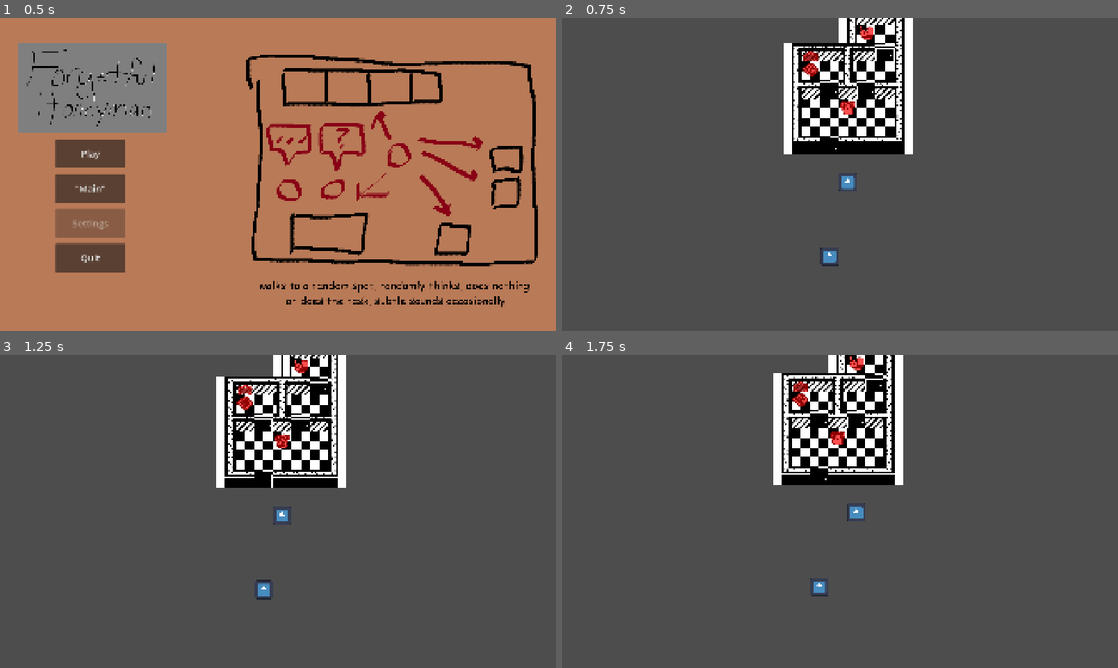
Above: before the commit, frames 1-4 (two rows, left to right).
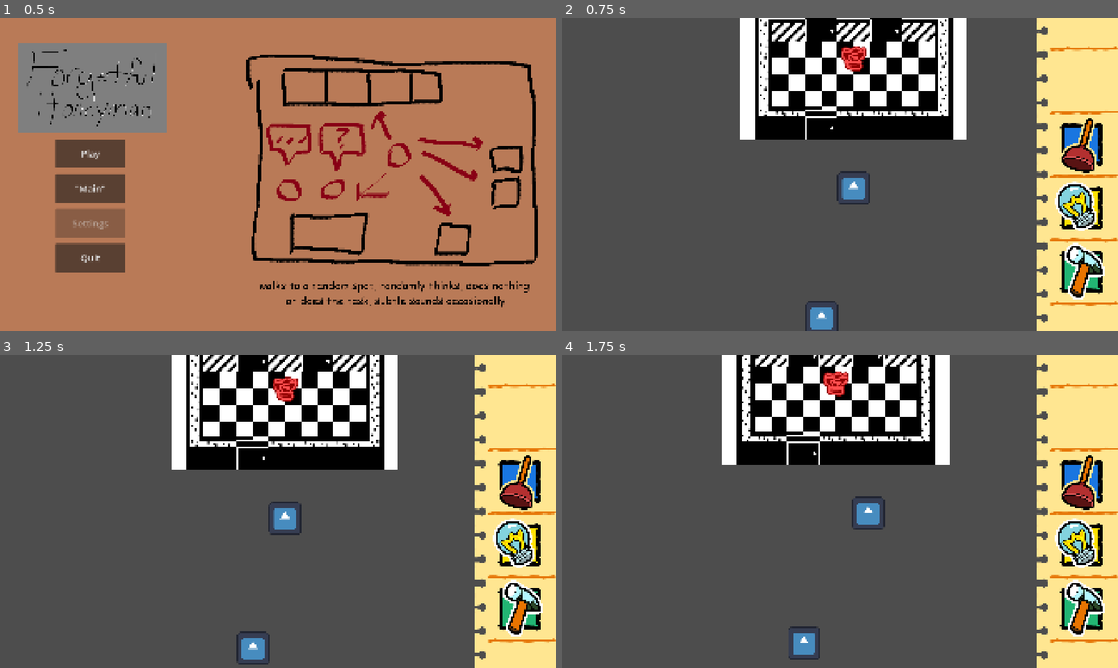
Above: after the commit, the same moments.

Repository: nickdowning16-ops/forgetful-handyman
Game: Godot game, scene res://UI/Scenes/main_menu.tscn
Two runs of this game, one before a commit and one after it. Both use one fixed random seed, a clock stepped at 60 frames per second and the inputs below. The engine's default icon, where the game draws it, is replaced by a stand-in: a white triangle on a blue panel in a dark square.
Inputs (mouse positions are in pixels of both pictures, inside the frame that each line leads up to):
- Up to frame 1 (0.5 s): no input
- Up to frame 2 (0.75 s): click "'Main'" at 0.5 s
- Up to frame 3 (1.25 s): no input
- Up to frame 4 (1.75 s): move the mouse to (962, 495) at 1.27 s; hold Right (ui_right) from 1.28 s (still down); tap Space (open_QTE) at 1.35 s

Frame 1 is identical in both runs. In frame 2, 28% of the frame differs, in the area x 32-100%, y 0-100%; in frame 3, 28%; in frame 4, 28%.

Commit message:
new scene for hud and task queue
added a new scene for ui and a buncha art

Diff:
--- /dev/null
+++ b/Scenes/hud.tscn
@@ -0,0 +1,93 @@
+[gd_scene format=3 uid="uid://gg2fa25ode7r"]
+
+[ext_resource type="Texture2D" uid="uid://dwjy52xledira" path="res://Art/Task Queue/notebook.png" id="1_6fbih"]
+[ext_resource type="Texture2D" uid="uid://b5iuq3ujyc78a" path="res://Art/Task Queue/task_queue_plunger.png" id="1_bjfho"]
+[ext_resource type="Texture2D" uid="uid://1nv3p800l0q8" path="res://Art/Task Queue/task_queue_light.png" id="2_6fbih"]
+[ext_resource type="Texture2D" uid="uid://bgf7jjskt20le" path="res://Art/Task Queue/task_queue_blank.png" id="2_t1xeu"]
+[ext_resource type="Texture2D" uid="uid://nv846buh8gkg" path="res://Art/Task Queue/task_queue_hammer.png" id="3_t1xeu"]
+
+[node name="MaybeAll" type="Control" unique_id=963753931]
+layout_mode = 3
+anchors_preset = 15
+anchor_right = 1.0
+anchor_bottom = 1.0
+grow_horizontal = 2
+grow_vertical = 2
+
+[node name="TextureRect" type="TextureRect" parent="." unique_id=1963457839]
+layout_mode = 1
+anchors_preset = -1
+anchor_left = 0.85400003
+anchor_right = 1.0
+anchor_bottom = 1.0
+offset_left = 0.3199463
+grow_horizontal = 0
+grow_vertical = 2
+texture = ExtResource("1_6fbih")
+expand_mode = 5
+
+[node name="ColorRect" type="ColorRect" parent="." unique_id=772489165]
+visible = false
+layout_mode = 1
+anchors_preset = -1
+anchor_left = 0.87000006
+anchor_right = 1.0
+anchor_bottom = 1.0
+offset_left = -0.40014648
+grow_horizontal = 0
+grow_vertical = 2
+offset_transform_scale = Vector2(0, 0)
+
+[node name="MarginContainer" type="MarginContainer" parent="." unique_id=541507845]
+clip_contents = true
+layout_mode = 1
+anchors_preset = -1
+anchor_left = 0.87000006
+anchor_right = 1.0
+anchor_bottom = 1.0
+offset_left = -0.40014648
+grow_horizontal = 0
+grow_vertical = 2
+theme_override_constants/margin_left = 22
+theme_override_constants/margin_top = 0
+theme_override_constants/margin_right = 22
+theme_override_constants/margin_bottom = 100
+
+[node name="BoxContainer" type="BoxContainer" parent="MarginContainer" unique_id=1324836554]
+layout_mode = 2
+theme_override_constants/separation = 14
+alignment = 2
+vertical = true
+
+[node name="Placeholder1" type="TextureRect" parent="MarginContainer/BoxContainer" unique_id=1933324159]
+visible = false
+layout_mode = 2
+texture = ExtResource("2_t1xeu")
+expand_mode = 5
+
+[node name="Placeholder2" type="TextureRect" parent="MarginContainer/BoxContainer" unique_id=815678802]
+visible = false
+layout_mode = 2
+texture = ExtResource("2_t1xeu")
+expand_mode = 5
+
+[node name="Placeholder3" type="TextureRect" parent="MarginContainer/BoxContainer" unique_id=651511368]
+visible = false
+layout_mode = 2
+texture = ExtResource("2_t1xeu")
+expand_mode = 5
+
+[node name="TexturePlungerRect6" type="TextureRect" parent="MarginContainer/BoxContainer" unique_id=2106685325]
+layout_mode = 2
+texture = ExtResource("1_bjfho")
+expand_mode = 5
+
+[node name="Light" type="TextureRect" parent="MarginContainer/BoxContainer" unique_id=640276273]
+layout_mode = 2
+texture = ExtResource("2_6fbih")
+expand_mode = 5
+
+[node name="Hammer" type="TextureRect" parent="MarginContainer/BoxContainer" unique_id=927323523]
+layout_mode = 2
+texture = ExtResource("3_t1xeu")
+expand_mode = 5
--- a/main.tscn
+++ b/main.tscn
@@ -7,6 +7,7 @@
 [ext_resource type="PackedScene" uid="uid://d2lk0ne48ot70" path="res://problem.tscn" id="3_h2yge"]
 [ext_resource type="PackedScene" uid="uid://3a36l3jvwgn2" path="res://loop_choice.tscn" id="4_1bvp3"]
 [ext_resource type="Texture2D" uid="uid://dlivxcahg8kfs" path="res://Art/Temp/temp_barrier.png" id="7_272bh"]
+[ext_resource type="PackedScene" uid="uid://gg2fa25ode7r" path="res://Scenes/hud.tscn" id="8_5vw27"]
 
 [sub_resource type="TileSetAtlasSource" id="TileSetAtlasSource_272bh"]
 texture = ExtResource("2_7mycd")
@@ -113,9 +114,11 @@
 
 [node name="Camera2D" type="Camera2D" parent="player" unique_id=1418489147]
 offset = Vector2(32, 32)
-limit_left = -1000
-limit_top = -1000
-limit_right = 1000
+zoom = Vector2(1.75, 1.75)
+limit_left = -605
+limit_top = -715
+limit_right = 726
+limit_bottom = 367
 position_smoothing_enabled = true
 position_smoothing_speed = 0.5
 
@@ -243,6 +246,10 @@
 
 [node name="problem4" parent="Problems" unique_id=1712291692 instance=ExtResource("3_h2yge")]
 position = Vector2(128, -448)
+
+[node name="CanvasLayer2" type="CanvasLayer" parent="." unique_id=1978157328]
+
+[node name="MaybeAll" parent="CanvasLayer2" unique_id=963753931 instance=ExtResource("8_5vw27")]
 
 [connection signal="area_entered" from="problem" to="." method="_on_problem_area_entered"]
 [connection signal="area_exited" from="problem" to="." method="_on_problem_area_exited"]
Binary file added: Art/Task Queue/notebook.png
Not shown, added: Art/Task Queue/notebook.png.import
Binary file added: Art/Task Queue/task_queue_blank.png
Not shown, added: Art/Task Queue/task_queue_blank.png.import
Binary file added: Art/Task Queue/task_queue_hammer.png
Not shown, added: Art/Task Queue/task_queue_hammer.png.import
Binary file added: Art/Task Queue/task_queue_light.png
Not shown, added: Art/Task Queue/task_queue_light.png.import
Binary file added: Art/Task Queue/task_queue_plunger.png
Not shown, added: Art/Task Queue/task_queue_plunger.png.import
Binary file added: Art/Task Queue/temp_tiles.png
Not shown, added: Art/Task Queue/temp_tiles.png.import
